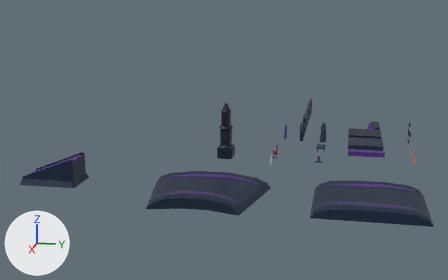
One commit to the Blender file blender/assets.blend: the scene before it, then after it.
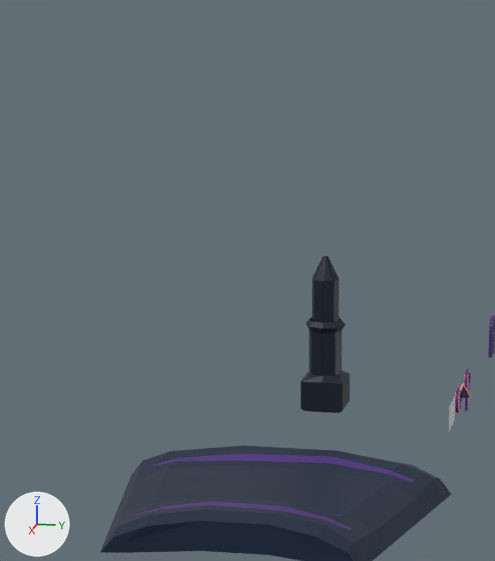
Old and new are each drawn whole from a 50 mm lens placed at (147.4, -4.8, 35.6), pointed at (10.6, -32.2, 1.4) and again close up on the part from 24% to 64% of the width and 4% to 76% of the height. Every picture has the same lights, and +X, +Y and +Z are marked at lower left.

In view in the first close-up: 'ground_2', 'pylon'.
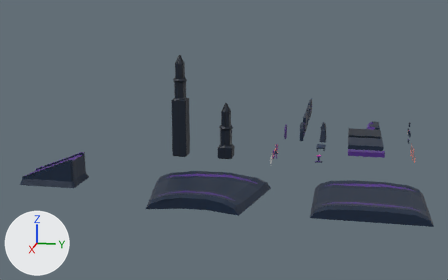
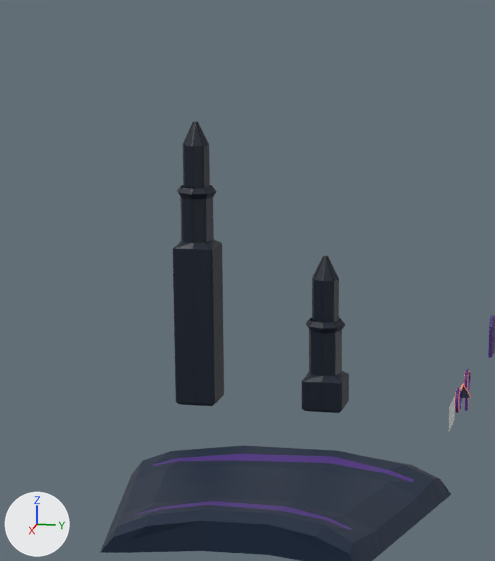
What differs and where, as boxes [x1, y1, x2, y2] in the close-ups (495 x 561 px):
'pylon_2', added
    after: [173, 121, 224, 406]

What changed in the scene script:
```text
Add img_colors_png_020:
    img_colors_png_020 = load_image('colors.png.020', '../models/textures/colors.png', 512, 512, 'sRGB')
Add mat_shared_material_019:
    mat_shared_material_019 = principled_material('shared_material.019')
    mat_shared_material_019.texture = img_colors_png_020
Add me_cylinder_004:
    me_cylinder_004.from_pydata(...)  # 147 vertices, 152 faces; spans x -1.5..1.6, y -1.4..1.7, z 0.0..21.8
    me_cylinder_004.materials.append(mat_shared_material_019)  # picture img_colors_png_020
Add ob_pylon_2:
    ob_pylon_2 = bpy.data.objects.new('pylon_2', me_cylinder_004)
    ob_pylon_2.location = (20.0, -40.0, 0.0)
```
